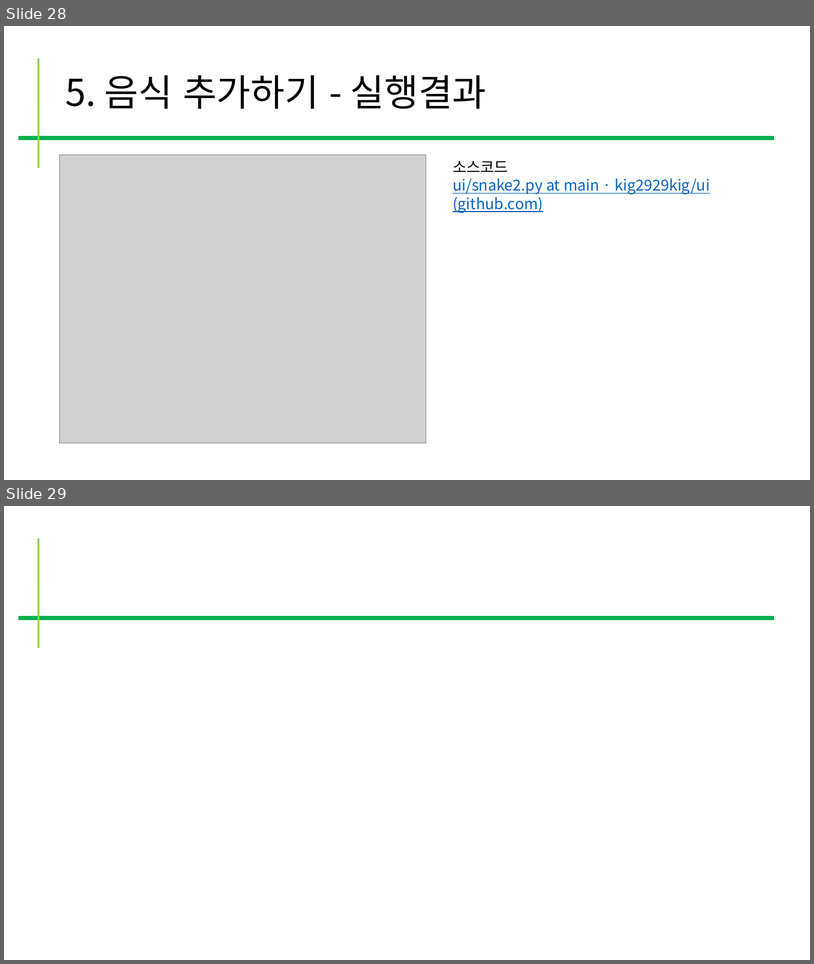
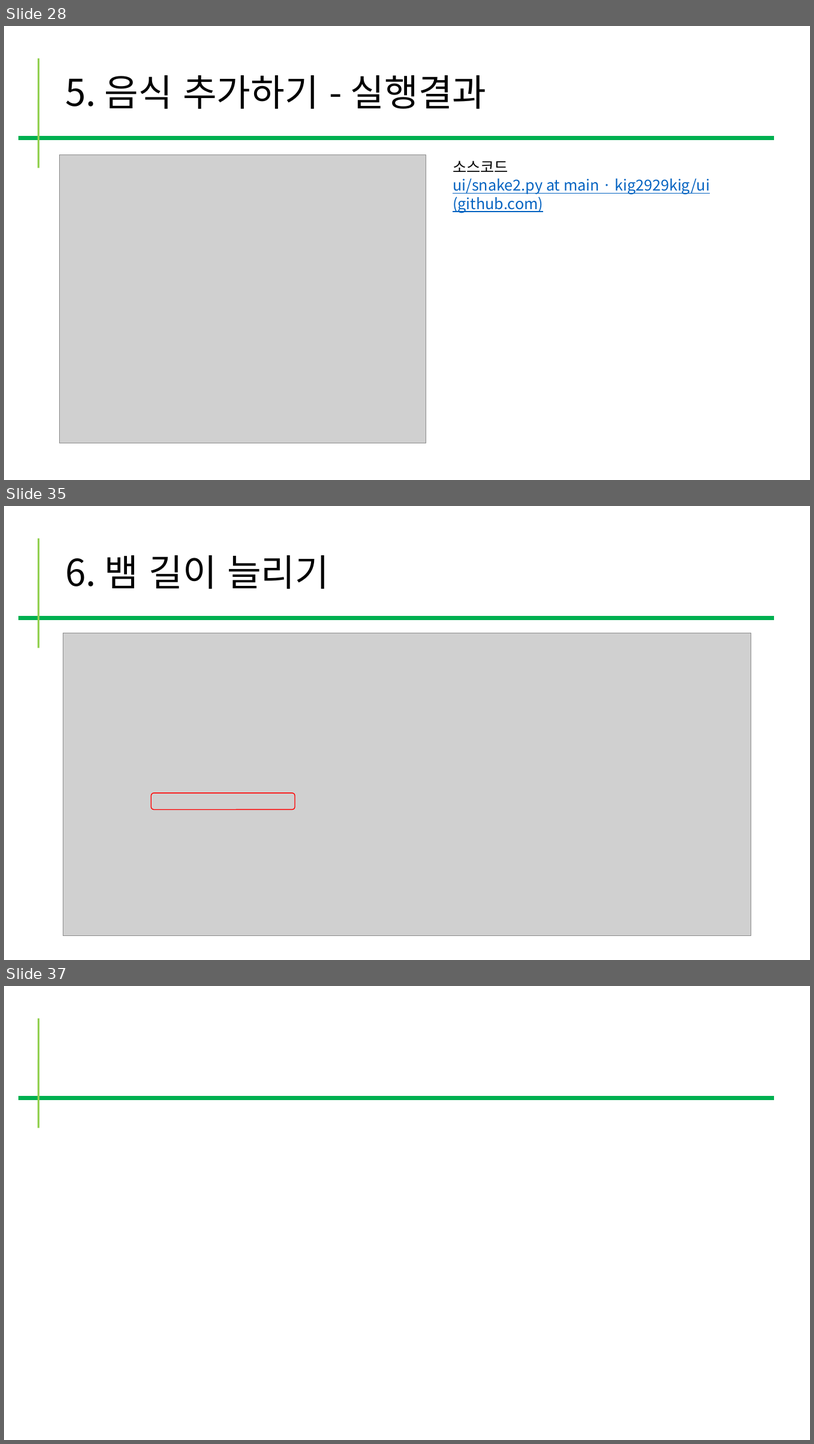
Before and after one commit to kig2929kig/ui, a slide deck: snake.pptx. Shown one above the other, each under a label of ours: slides 28 and 29 before the commit, slides 28, 35 and 37 after it; the slides between them are not shown. The pictures are 814x964 and 814x1444 pixels, drawn with LibreOffice and Linux fonts; fonts in the diff are those of the drawing; grey boxes stand for pictures. Boxes give left, top, right and bottom in pixels: in the first picture for what was removed or moved away, otherwise in the second. Text is boxed around its words. In the diff, an @@ line names an element or a change of style, - is before the commit and + after.

```diff
--- a/snake.pptx
+++ b/snake.pptx
@@ slide 35 added at <box>4,506,810,960</box>, background #FFFFFF @@
@@ line added from (38, 538) to (38, 648), #92D050 2.25 pt @@
@@ title added at <box>65,555,329,589</box>, 44 pt, text #000000 @@
+6. 뱀 길이 늘리기
@@ line added from (18, 618) to (775, 618), #00B050 4.5 pt @@
@@ picture added at <box>63,633,752,936</box> @@
@@ rounded rectangle added at <box>151,793,295,809</box>, outline #FF0000 1 pt @@
@@ what was slide 29 is now slide 37 @@
```
Also in this commit, not shown: 1 slide changed, 7 other slides added.
